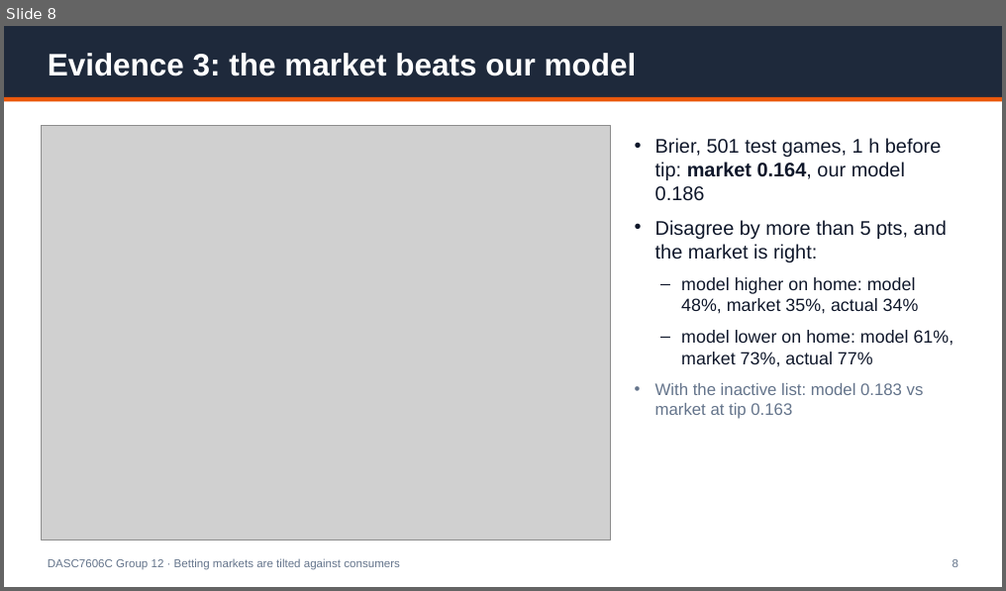
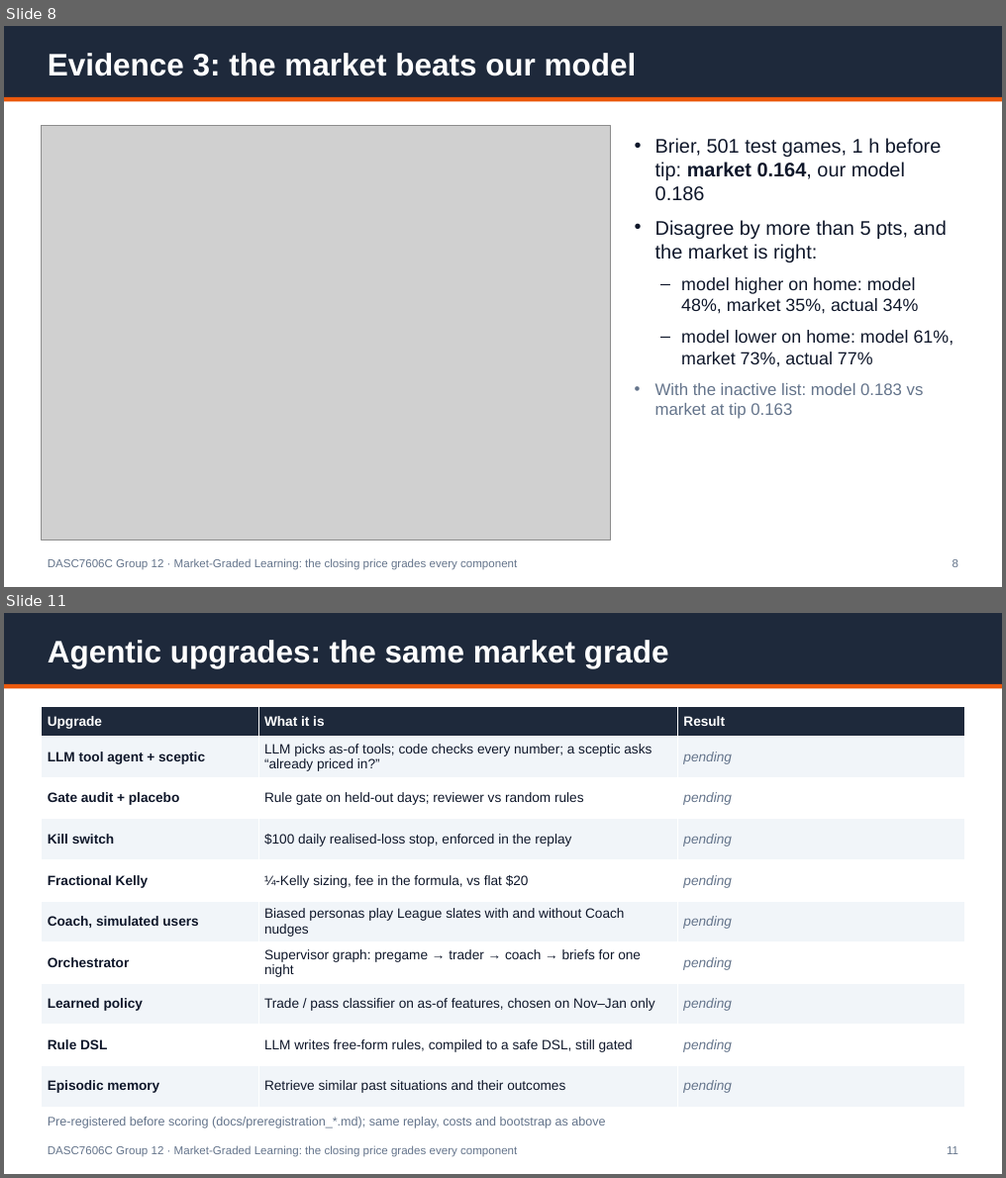
Before and after one commit to Michaelyzr/nba-agent, a slide deck: presentation/nba_agent_deck.pptx. Shown one above the other, each under a label of ours: slide 8 before the commit, slides 8 and 11 after it; the slides between them are not shown. The pictures are 1006x591 and 1006x1178 pixels, drawn with LibreOffice and Linux fonts; fonts in the diff are those of the drawing; grey boxes stand for pictures. Boxes give left, top, right and bottom in pixels: in the first picture for what was removed or moved away, otherwise in the second. Text is boxed around its words. In the diff, an @@ line names an element or a change of style, - is before the commit and + after.

```diff
--- a/presentation/nba_agent_deck.pptx
+++ b/presentation/nba_agent_deck.pptx
@@ slide 11 added at (4, 613, 1002, 1174), background #FFFFFF @@
@@ rectangle added at (4, 613, 1002, 684), fill #1E293B @@
@@ text added at (48, 640, 669, 668), 30 pt, text #FFFFFF, bold @@
+Agentic upgrades: the same market grade
@@ rectangle added at (4, 684, 1002, 688), fill #EA580C @@
@@ table added at (42, 707, 964, 1107), 10 rows, 3 columns @@
+Upgrade | What it is | Result
+LLM tool agent + sceptic | LLM picks as-of tools; code checks every number; a sceptic asks “already priced in?” | pending
+Gate audit + placebo | Rule gate on held-out days; reviewer vs random rules | pending
+Kill switch | $100 daily realised-loss stop, enforced in the replay | pending
+Fractional Kelly | ¼-Kelly sizing, fee in the formula, vs flat $20 | pending
+Coach, simulated users | Biased personas play League slates with and without Coach nudges | pending
+Orchestrator | Supervisor graph: pregame → trader → coach → briefs for one night | pending
+Learned policy | Trade / pass classifier on as-of features, chosen on Nov–Jan only | pending
+Rule DSL | LLM writes free-form rules, compiled to a safe DSL, still gated | pending
+Episodic memory | Retrieve similar past situations and their outcomes | pending
@@ text added at (48, 1117, 605, 1129), 12 pt, text #64748B @@
+Pre-registered before scoring (docs/preregistration_*.md); same replay, costs and bootstrap as above
@@ text added at (48, 1146, 517, 1157), 11 pt, text #64748B @@
+DASC7606C Group 12 · Market-Graded Learning: the closing price grades every component
@@ text added at (946, 1147, 958, 1155), 11 pt, text #64748B @@
+11
@@ slide 8 changed as well @@
@@ text at (48, 559, 517, 570): text changed @@
-DASC7606C Group 12 · Betting markets are tilted against consumers
+DASC7606C Group 12 · Market-Graded Learning: the closing price grades every component
```
Also in this commit, not shown: 9 other slides changed, 4 other slides added, 7 slides removed, 5 other files.
